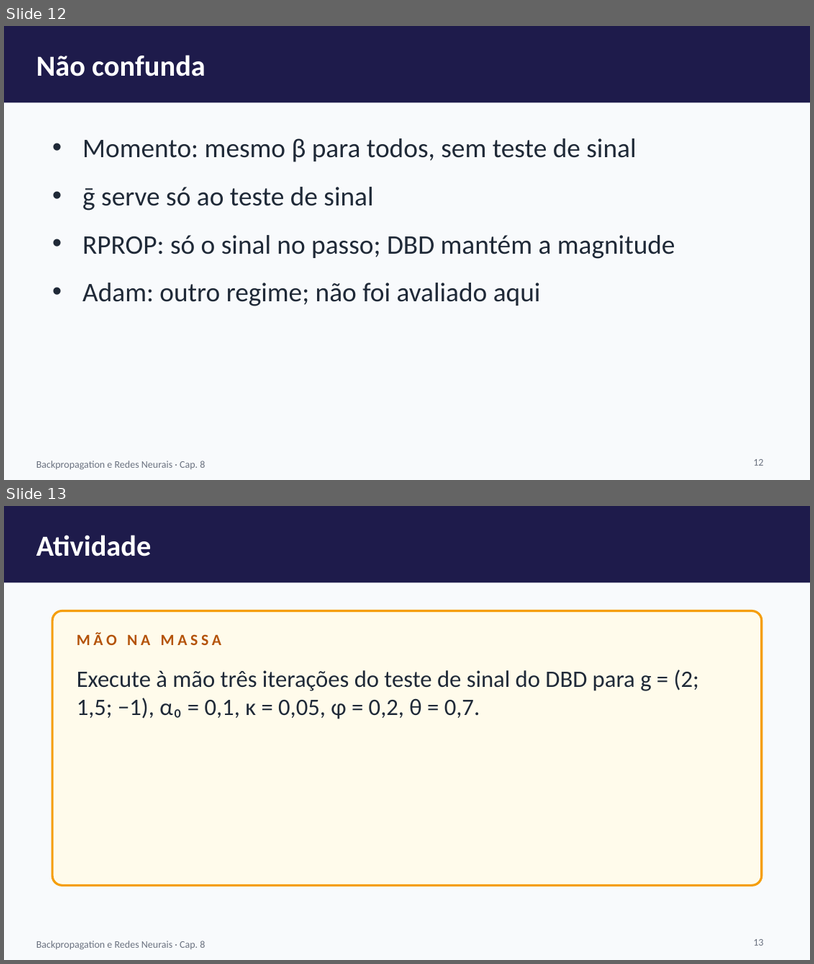
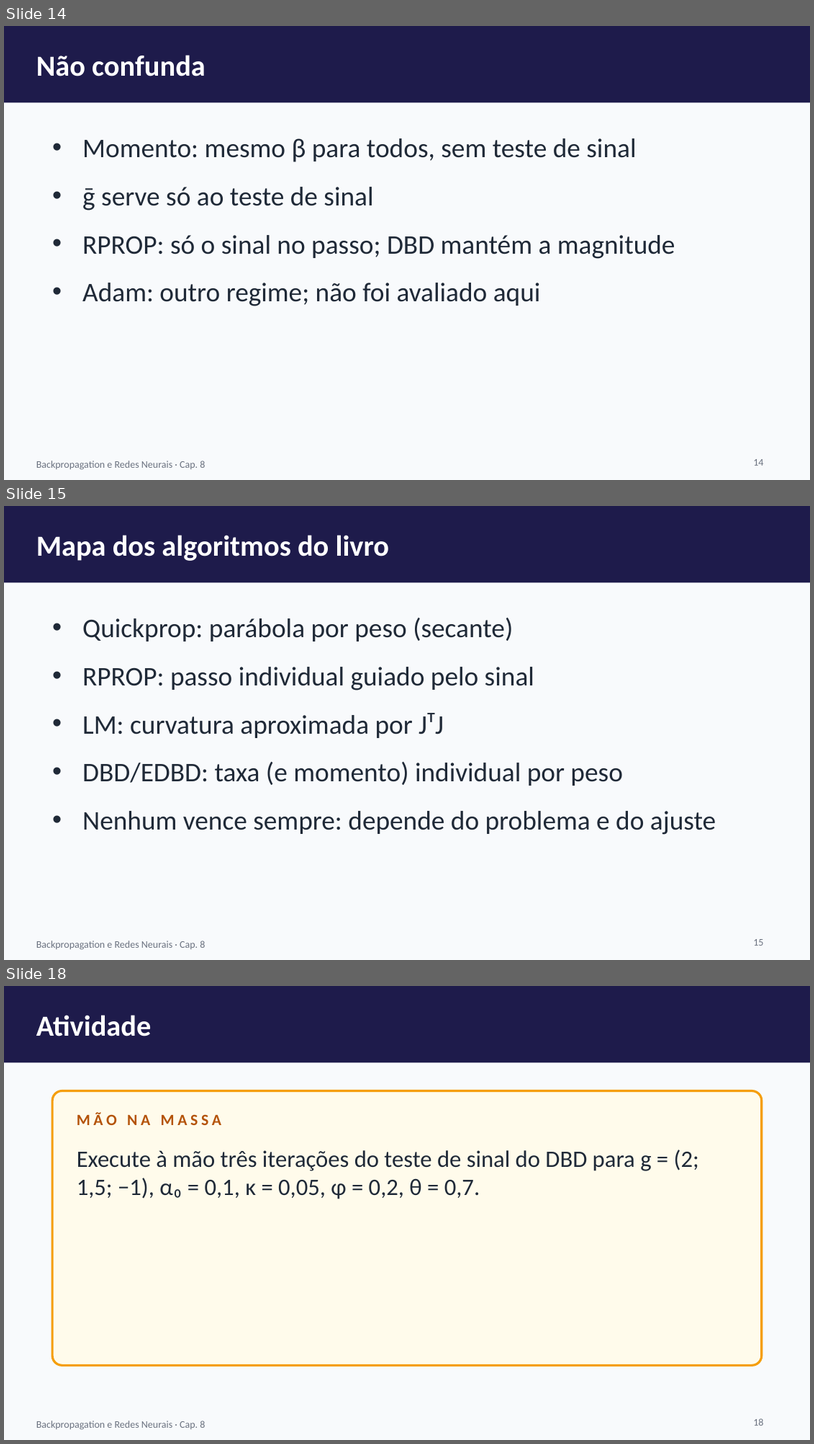
Before and after one commit to arakenmedeiros/claude, a slide deck: redes_neurais/slides/cap08_Delta_Bar_Delta_e_EDBD.pptx. Shown one above the other, each under a label of ours: slides 12 and 13 before the commit, slides 14, 15 and 18 after it; the slides between them are not shown. The pictures are 814x964 and 814x1444 pixels, drawn with LibreOffice and Linux fonts; fonts in the diff are those of the drawing. Boxes give left, top, right and bottom in pixels: in the first picture for what was removed or moved away, otherwise in the second. Text is boxed around its words. In the diff, an @@ line names an element or a change of style, - is before the commit and + after.

```diff
--- a/redes_neurais/slides/cap08_Delta_Bar_Delta_e_EDBD.pptx
+++ b/redes_neurais/slides/cap08_Delta_Bar_Delta_e_EDBD.pptx
@@ slide 15 added at [4,506,810,960], background #F8FAFC; not listed: 2 template elements that a slide beside it also shows @@
@@ text added at [36,535,390,561], 26 pt, text #FFFFFF, bold @@
+Mapa dos algoritmos do livro
@@ text added at [82,618,716,834], 24 pt, text #1F2937 @@
+• Quickprop: parábola por peso (secante)
+• RPROP: passo individual guiado pelo sinal
+• LM: curvatura aproximada por JᵀJ
+• DBD/EDBD: taxa (e momento) individual por peso
+• Nenhum vence sempre: depende do problema e do ajuste
@@ page number added at [754,939,764,945], 9 pt, text #6B7280 @@
+15
@@ what was slide 12 is now slide 14 @@
@@ page number at [754,459,764,465]: text changed @@
-12
+14
@@ what was slide 13 is now slide 18 @@
@@ page number at [754,1418,764,1425]: text changed @@
-13
+18
```
Also in this commit, not shown: 5 other slides added, 10 other files.
